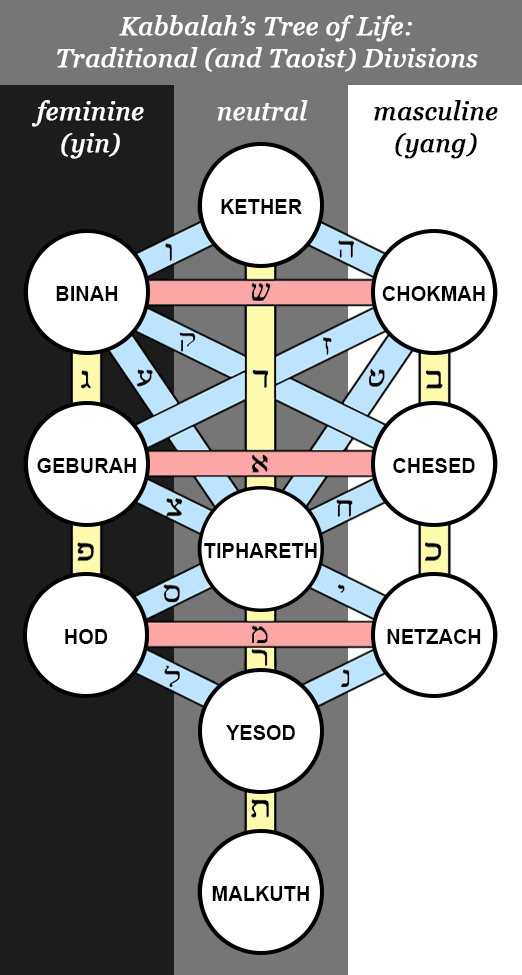
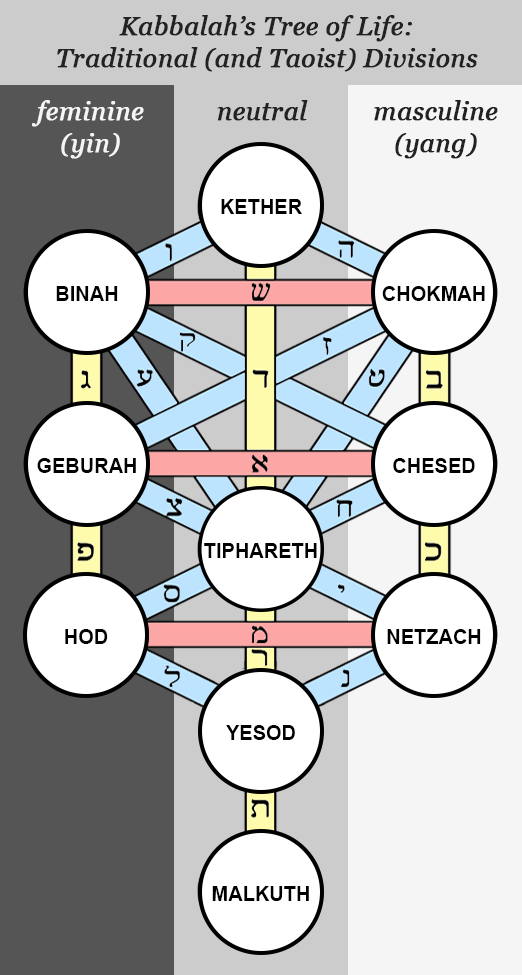
Revision of a layered 522px x 975px image; what changed, layer by layer:
painted on "Kabbalah’s Tree of Life: Traditional (and Taoist) Divisions" over [57, 15, 478, 72]
painted on "Rectangle 2" over [0, 0, 522, 85]
painted on "masculine (yang)" over [374, 100, 498, 159]
painted on "neutral" over [217, 100, 308, 121]
painted on "feminine (yin)" over [32, 100, 144, 159]
painted on "Rectangle 1" (1st of 3, in "yin yang bg") over [174, 0, 348, 975]
painted on "Rectangle 1" (2nd of 3, in "yin yang bg") over [348, 0, 522, 975]
painted on "Rectangle 1" (3rd of 3, in "yin yang bg") over [0, 0, 174, 975]
